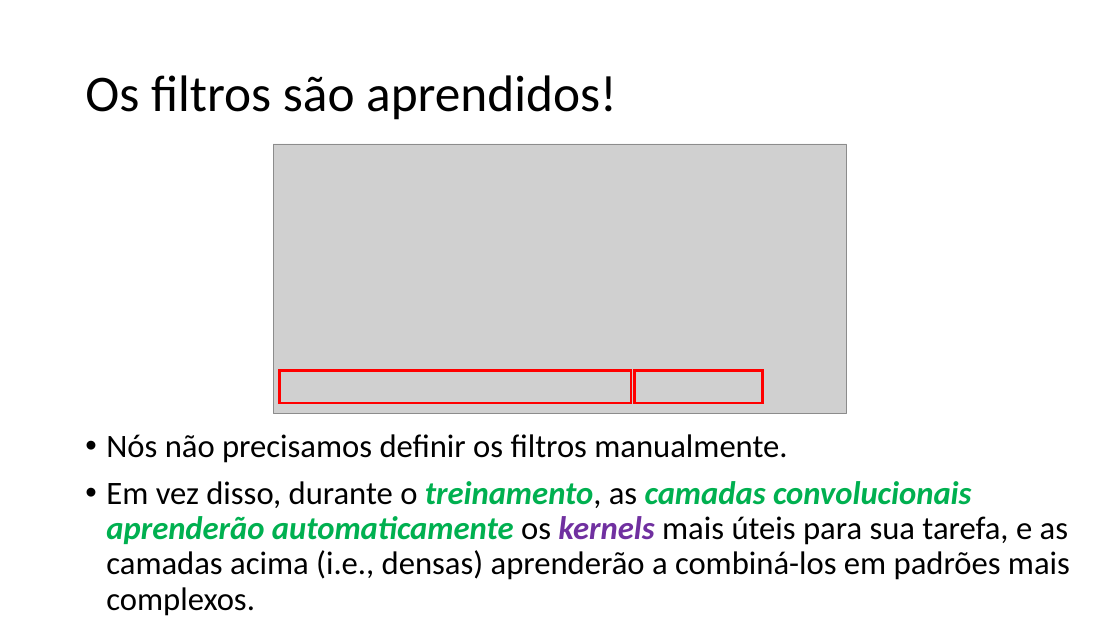
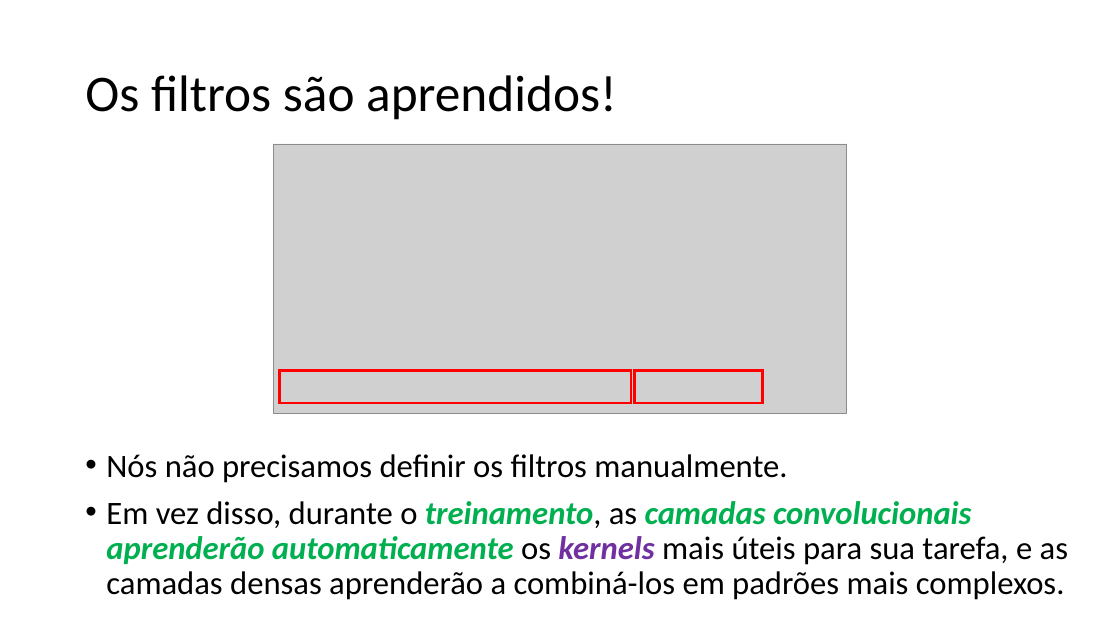
Before and after one commit to zz4fap/tp557-iot-ml, a slide deck: slide 43 of slides/TP557_12_Introduzindo_convoluções.pptx (slide 42 before the commit). Drawn at 1120x630 pixels with LibreOffice and Linux fonts; fonts in the diff are those of the drawing; grey boxes stand for pictures. Boxes give left, top, right and bottom in pixels: in the first picture for what was removed or moved away, otherwise in the second. Text is boxed around its words. In the diff, an @@ line names an element or a change of style, - is before the commit and + after.

```diff
--- a/slides/TP557_12_Introduzindo_convoluções.pptx
+++ b/slides/TP557_12_Introduzindo_convoluções.pptx
@@ text "Nós não precisamos definir os ..." moved from (x1=106, y1=434, x2=1070, y2=616) to (x1=106, y1=454, x2=1068, y2=600) @@
@@ text at (x1=106, y1=501, x2=1068, y2=600): text changed @@
-• Em vez disso, durante o treinamento, as camadas convolucionais aprenderão automaticamente os kernels mais úteis para sua tarefa, e as camadas acima (i.e., densas) aprenderão a combiná-los em padrões mais complexos.
+• Em vez disso, durante o treinamento, as camadas convolucionais aprenderão automaticamente os kernels mais úteis para sua tarefa, e as camadas densas aprenderão a combiná-los em padrões mais complexos.
```
Also in this commit, not shown: 7 other slides changed, 1 slide added, 1 other file.
